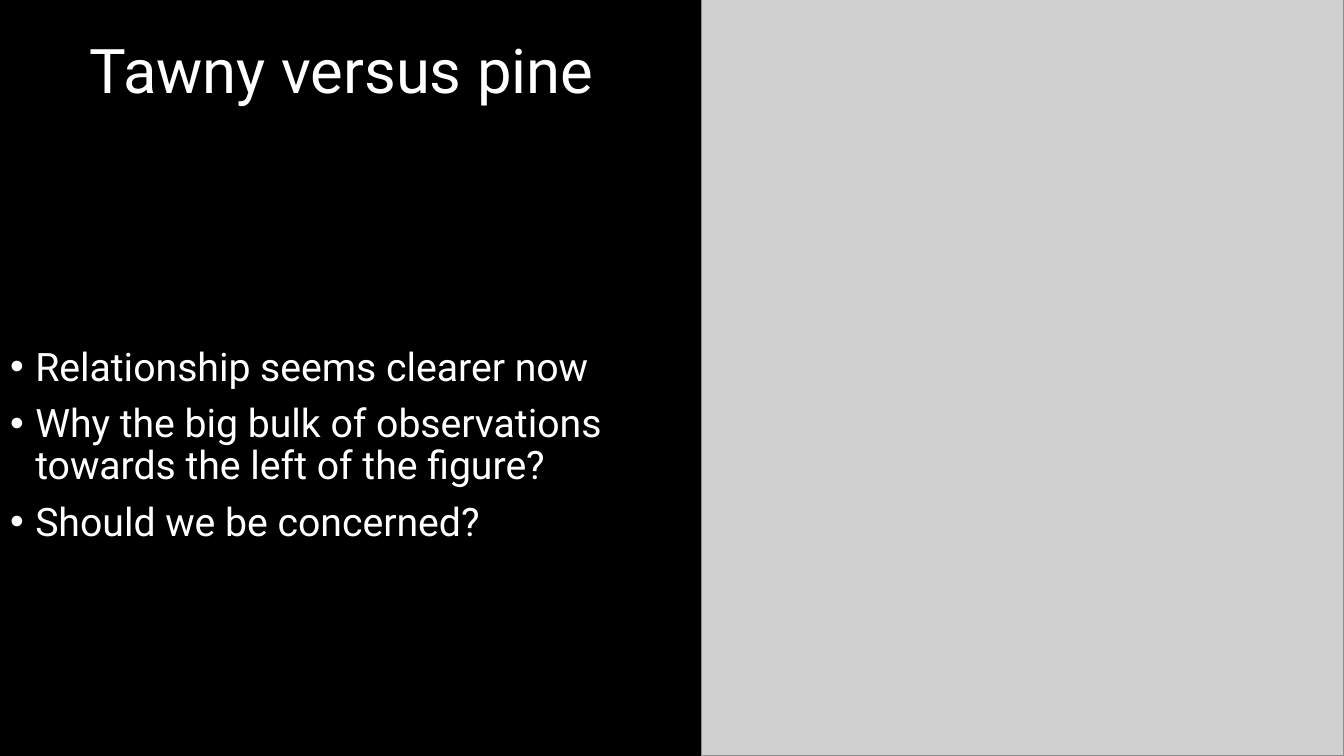
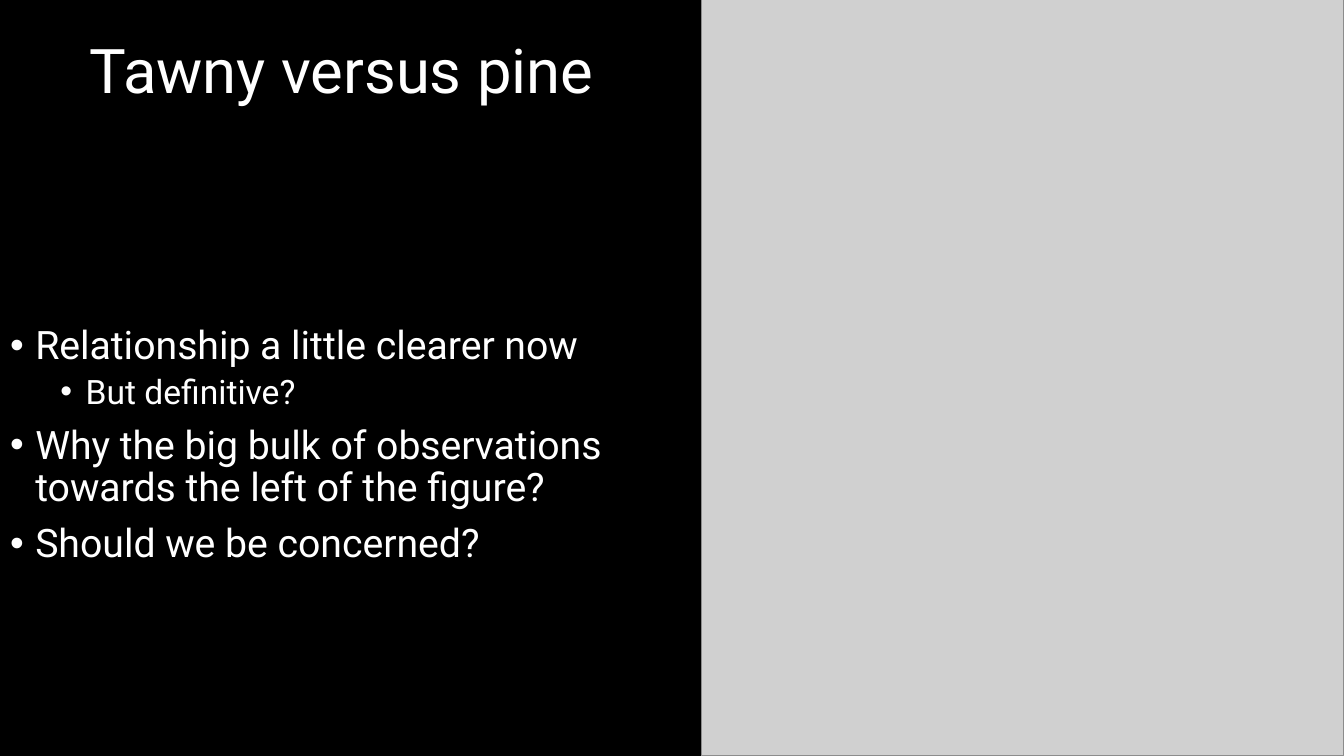
Before and after one commit to DeonRoos/stats-for-biologists, a slide deck: slide 10 of Lecture 5 - Cont LM/Slides/Linear models_w_Continuous.pptx (slide 9 before the commit). Drawn at 1344x756 pixels with LibreOffice and Linux fonts; fonts in the diff are those of the drawing; grey boxes stand for pictures. Boxes give left, top, right and bottom in pixels: in the first picture for what was removed or moved away, otherwise in the second. Text is boxed around its words. In the diff, an @@ line names an element or a change of style, - is before the commit and + after.

```diff
--- a/Lecture 5 - Cont LM/Slides/Linear models_w_Continuous.pptx
+++ b/Lecture 5 - Cont LM/Slides/Linear models_w_Continuous.pptx
@@ text at (35, 329, 577, 405): text changed @@
-• Relationship seems clearer now
+• Relationship a little clearer now
+  • But definitive?
```
Also in this commit, not shown: 8 other slides changed, 9 slides added, 5 slides removed, 8 other files.
